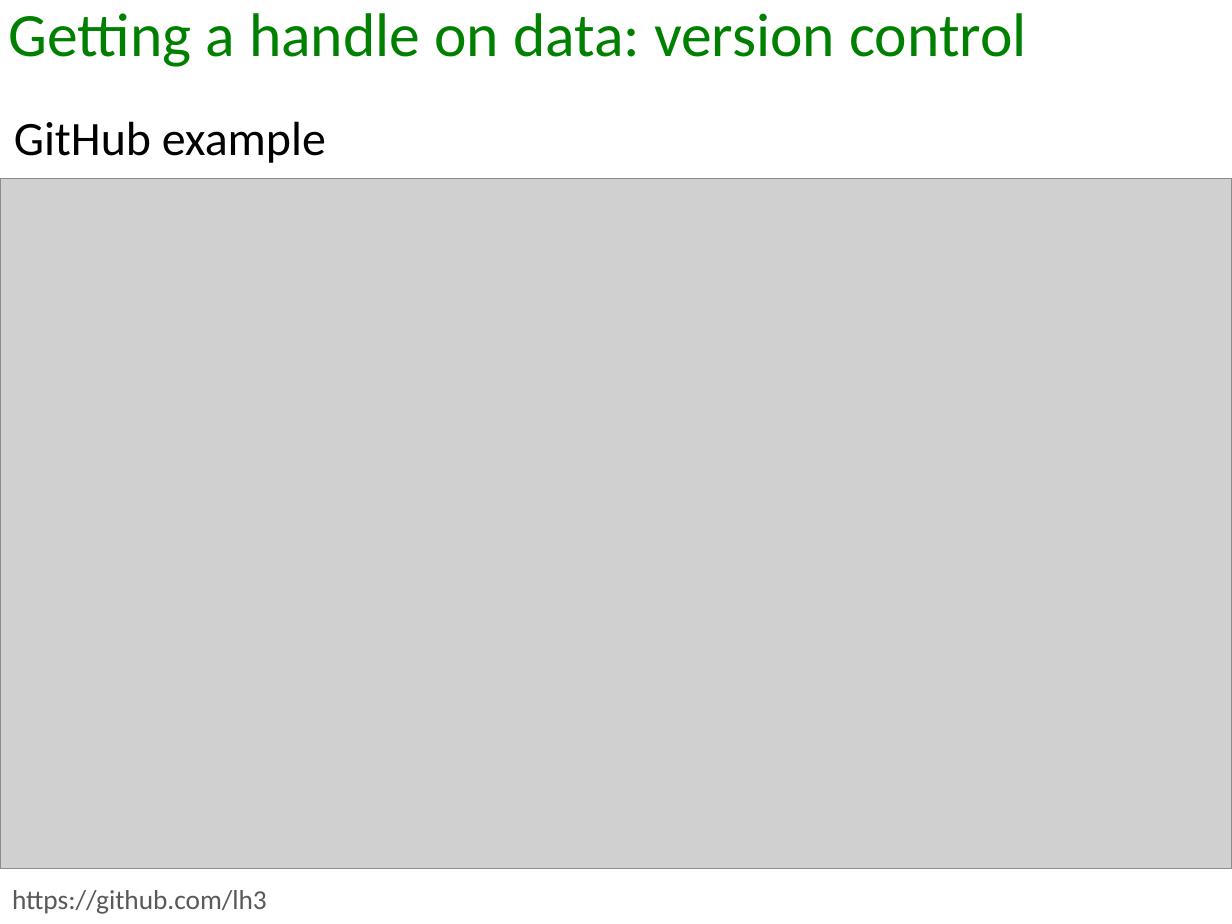
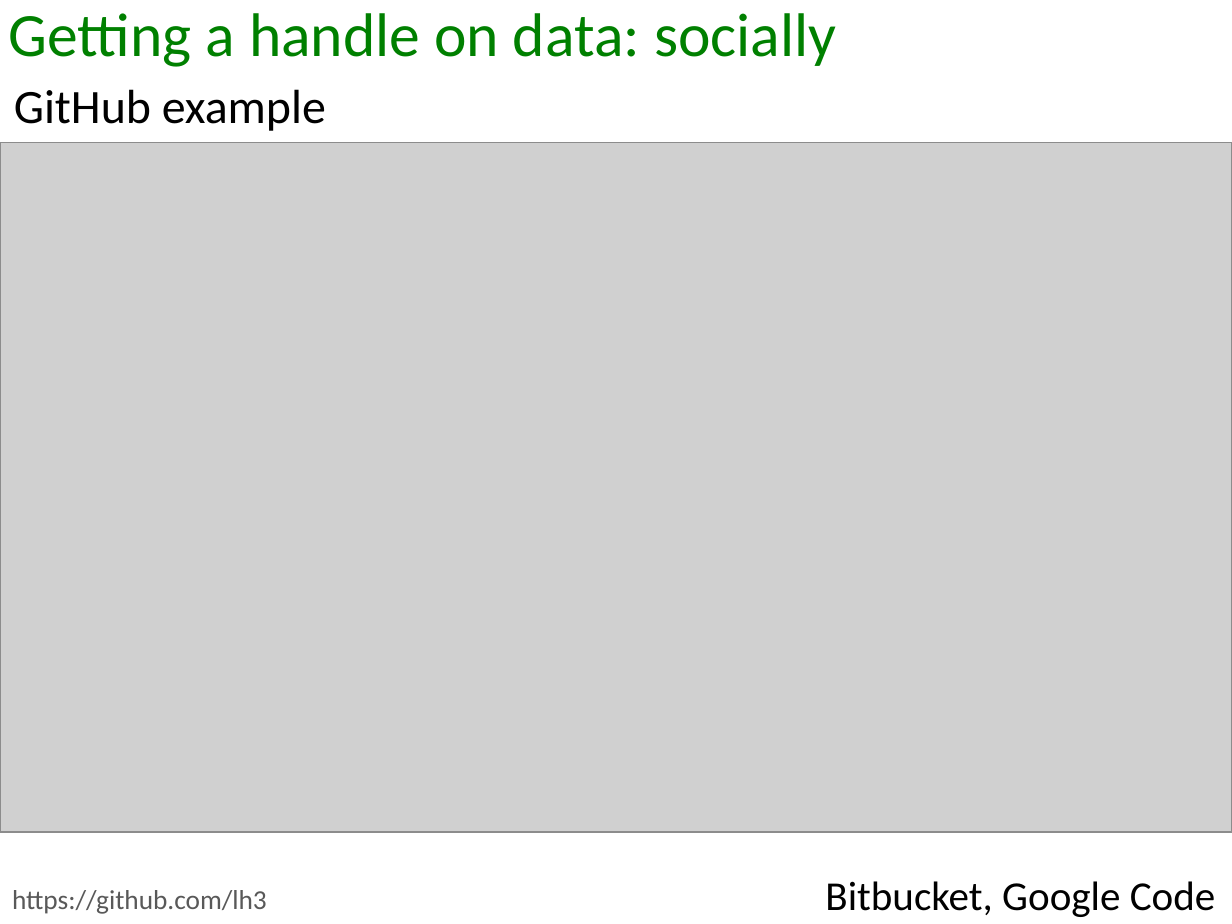
Before and after one commit to deannachurch/BHSC_Bioinformatics, a slide deck: slide 11 of 2014_07_23/DataManagement.pptx (slide 9 before the commit). Drawn at 1232x924 pixels with LibreOffice and Linux fonts; fonts in the diff are those of the drawing; grey boxes stand for pictures. Boxes give left, top, right and bottom in pixels: in the first picture for what was removed or moved away, otherwise in the second. Text is boxed around its words. In the diff, an @@ line names an element or a change of style, - is before the commit and + after.

```diff
--- a/2014_07_23/DataManagement.pptx
+++ b/2014_07_23/DataManagement.pptx
@@ text at [9, 13, 836, 67]: text changed @@
-Getting a handle on data: version control
+Getting a handle on data: socially
@@ text "GitHub example": place and size @@
-text "GitHub example" at [14, 121, 326, 163]
+text "GitHub example" at [14, 89, 326, 131]
@@ picture: place and size @@
-picture at [0, 179, 1232, 869]
+picture at [0, 142, 1232, 832]
@@ text added at [825, 881, 1216, 917], 24 pt, text #000000 @@
+Bitbucket, Google Code
```
Also in this commit, not shown: 1 other slide changed, 2 slides added, 23 other files.
